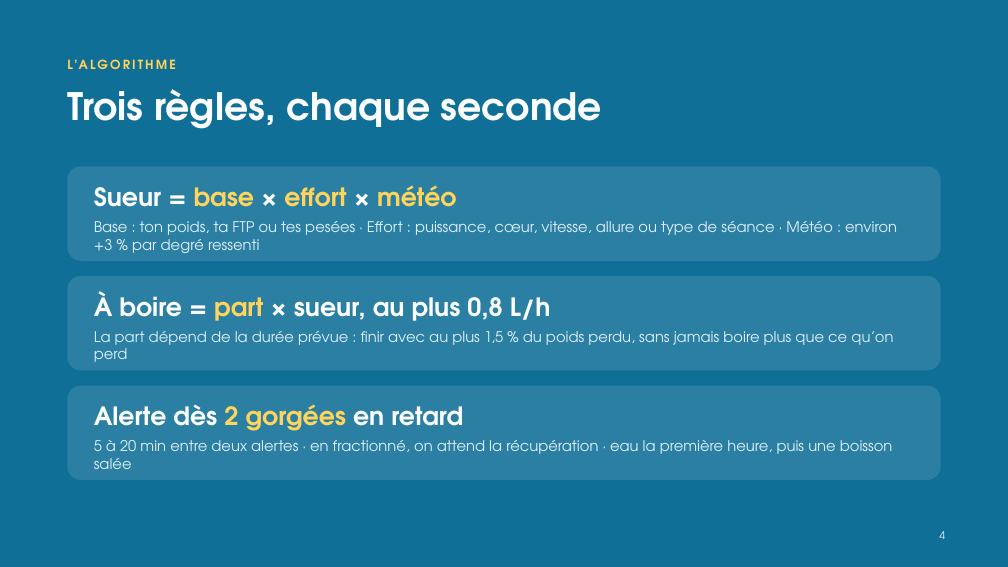
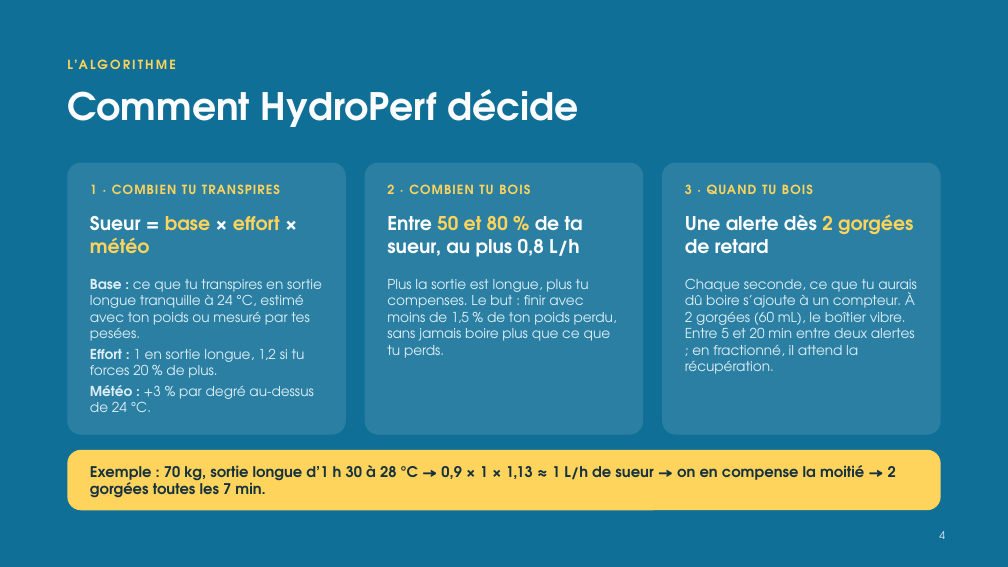
Before and after one commit to martinbaumg/hydroperf, a slide deck: slide 4 of docs/hydroperf_demo_finale.pptx. Drawn at 1008x567 pixels with LibreOffice and Linux fonts; fonts in the diff are those of the drawing. Boxes give left, top, right and bottom in pixels: in the first picture for what was removed or moved away, otherwise in the second. Text is boxed around its words. In the diff, an @@ line names an element or a change of style, - is before the commit and + after.

```diff
--- a/docs/hydroperf_demo_finale.pptx
+++ b/docs/hydroperf_demo_finale.pptx
@@ title at (67,89,579,127): text changed @@
-Trois règles, chaque seconde
+Comment HydroPerf décide
@@ rounded rectangle: place and size @@
-rounded rectangle at (67,166,941,261)
+rounded rectangle at (67,163,346,435)
@@ rounded rectangle at (67,163,346,435): proportions changed @@
@@ rounded rectangle at (364,163,643,435): proportions changed @@
@@ rounded rectangle: place and size @@
-rounded rectangle at (67,386,941,480)
+rounded rectangle at (364,163,643,435)
@@ rounded rectangle added at (662,163,941,435), fill #2B7FA2 @@
@@ text added at (90,184,280,194), 12 pt, text #FFD45C, bold @@
+1 · COMBIEN TU TRANSPIRES
@@ text removed at (94,185,897,253) @@
-Sueur = base × effort × météo
-Base : ton poids, ta FTP ou tes pesées · Effort : puissance, cœur, vitesse, allure ou type de séance · Météo : environ +3 % par degré ressenti
@@ text added at (387,184,530,194), 12 pt, text #FFD45C, bold @@
+2 · COMBIEN TU BOIS
@@ text added at (685,184,813,194), 12 pt, text #FFD45C, bold @@
+3 · QUAND TU BOIS
@@ text added at (90,216,280,254), 18 pt, text #FFD45C, bold @@
+Sueur = base × effort × météo
@@ text added at (387,216,583,257), 18 pt, text #FBFDFE, bold @@
+Entre 50 et 80 % de ta sueur, au plus 0,8 L/h
@@ text added at (685,215,913,254), 18 pt, text #FBFDFE, bold @@
+Une alerte dès 2 gorgées de retard
@@ rounded rectangle removed at (67,276,941,371) @@
@@ text at (90,279,322,412): text changed; size 14 to 13 pt @@
-À boire = part × sueur, au plus 0,8 L/h
-La part dépend de la durée prévue : finir avec au plus 1,5 % du poids perdu, sans jamais boire plus que ce qu’on perd
+Base : ce que tu transpires en sortie longue tranquille à 24 °C, estimé avec ton poids ou mesuré par tes pesées.
+Effort : 1 en sortie longue, 1,2 si tu forces 20 % de plus.
+Météo : +3 % par degré au-dessus de 24 °C.
@@ text added at (387,279,617,358), 13 pt, text #DCEFF7 @@
+Plus la sortie est longue, plus tu compenses. Le but : finir avec moins de 1,5 % de ton poids perdu, sans jamais boire plus que ce que tu perds.
@@ text added at (685,278,917,374), 13 pt, text #DCEFF7 @@
+Chaque seconde, ce que tu aurais dû boire s’ajoute à un compteur. À 2 gorgées (60 mL), le boîtier vibre. Entre 5 et 20 min entre deux alertes ; en fractionné, il attend la récupération.
@@ text removed at (94,404,893,469) @@
-Alerte dès 2 gorgées en retard
-5 à 20 min entre deux alertes · en fractionné, on attend la récupération · eau la première heure, puis une boisson salée
@@ rounded rectangle added at (67,450,941,510), fill #FFD45C @@
@@ text added at (90,465,896,498), 14 pt, text #17323F, bold @@
+Exemple : 70 kg, sortie longue d’1 h 30 à 28 °C → 0,9 × 1 × 1,13 ≈ 1 L/h de sueur → on en compense la moitié → 2 gorgées toutes les 7 min.
```
Also in this commit, not shown: 3 other slides changed, 1 other file.
